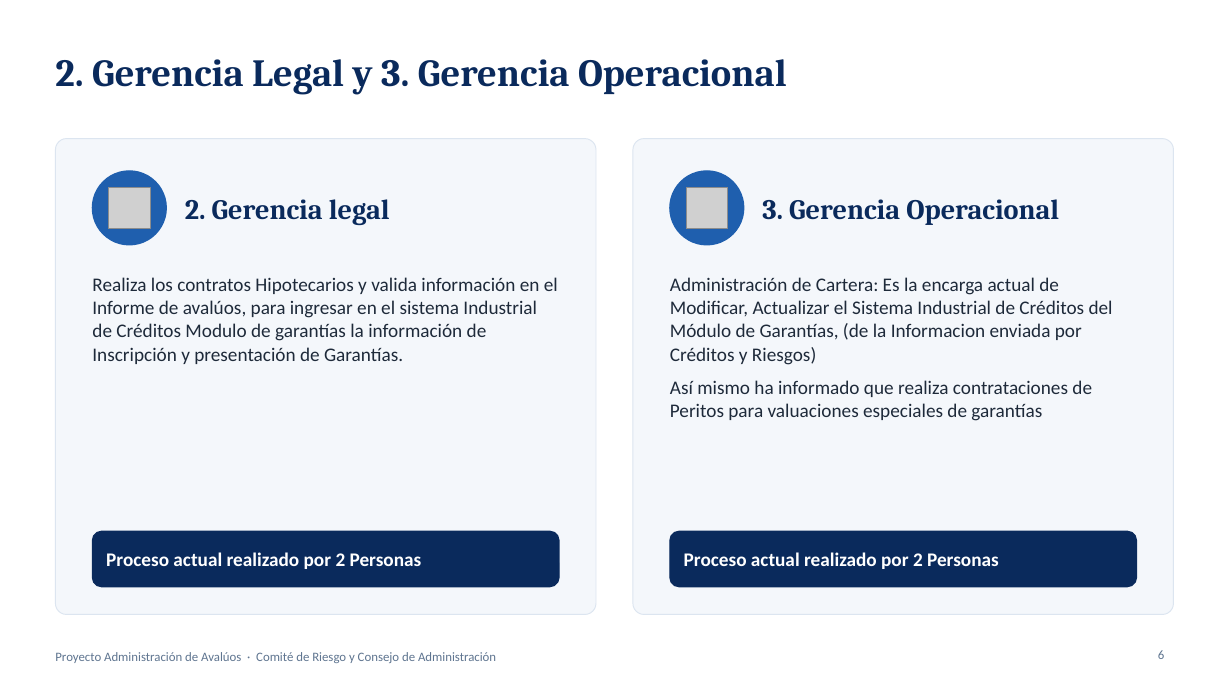
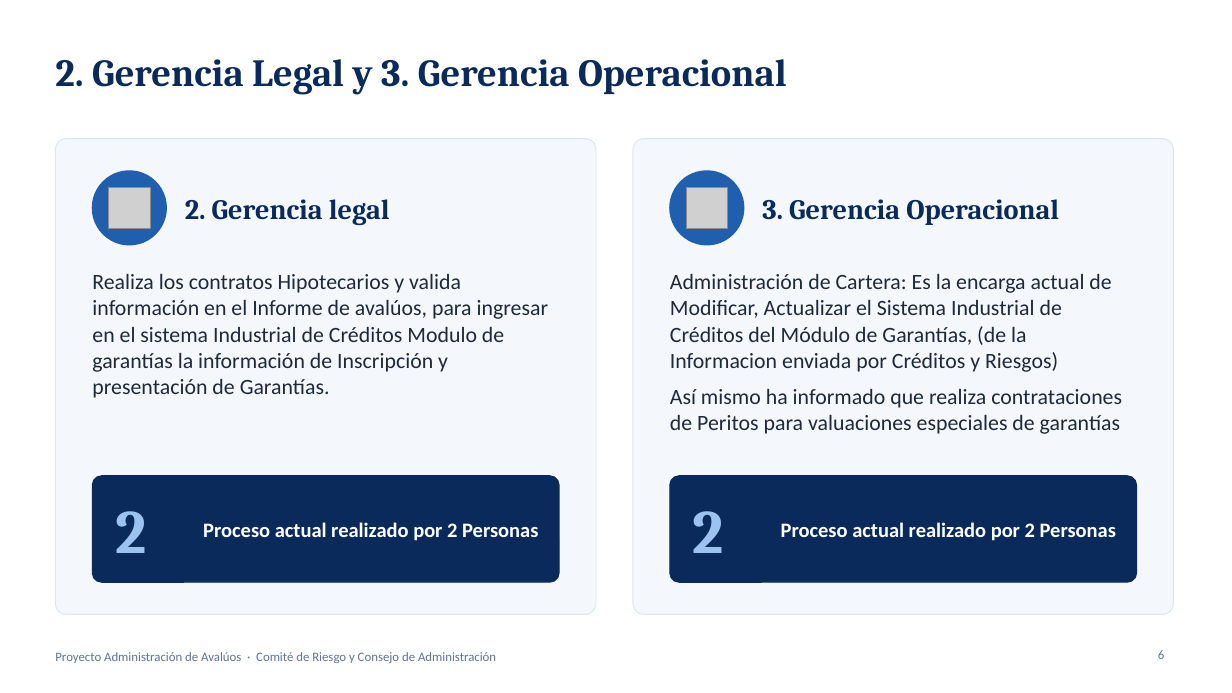
Before and after one commit to menjivar201280/riesgo, a slide deck: slide 6 of administracion-avaluos/Proyecto_Administracion_de_Avaluos.pptx. Drawn at 1232x693 pixels with LibreOffice and Linux fonts; fonts in the diff are those of the drawing; grey boxes stand for pictures. Boxes give left, top, right and bottom in pixels: in the first picture for what was removed or moved away, otherwise in the second. Text is boxed around its words. In the diff, an @@ line names an element or a change of style, - is before the commit and + after.

```diff
--- a/administracion-avaluos/Proyecto_Administracion_de_Avaluos.pptx
+++ b/administracion-avaluos/Proyecto_Administracion_de_Avaluos.pptx
@@ text "Realiza los contratos Hipotecarios y ..." at (92,274,549,398): size 15 to 17 pt @@
@@ text "Administración de Cartera: Es la ..." at (670,274,1122,434): size 15 to 17 pt @@
@@ rounded rectangle: place and size @@
-rounded rectangle at (92,531,559,587)
+rounded rectangle at (92,476,559,582)
@@ rounded rectangle at (92,476,559,582): proportions changed @@
@@ text "Proceso actual realizado por 2 ..." at (203,522,538,541): size 15 to 16 pt @@
@@ text "Proceso actual realizado por 2 ...": place and size @@
-text "Proceso actual realizado por 2 ..." at (106,552,422,569)
+text "Proceso actual realizado por 2 ..." at (203,522,538,541)
@@ rounded rectangle at (670,476,1137,582): proportions changed @@
@@ rounded rectangle: place and size @@
-rounded rectangle at (670,531,1137,587)
+rounded rectangle at (670,476,1137,582)
@@ text "Proceso actual realizado por 2 ...": place and size @@
-text "Proceso actual realizado por 2 ..." at (684,552,999,569)
+text "Proceso actual realizado por 2 ..." at (781,522,1116,541)
@@ text "Proceso actual realizado por 2 ..." at (781,522,1116,541): size 15 to 16 pt @@
@@ text added at (115,511,146,553), 48 pt, text #9CC3F0, bold @@
+2
@@ text added at (693,511,724,553), 48 pt, text #9CC3F0, bold @@
+2
```
Also in this commit, not shown: 6 other slides changed.
